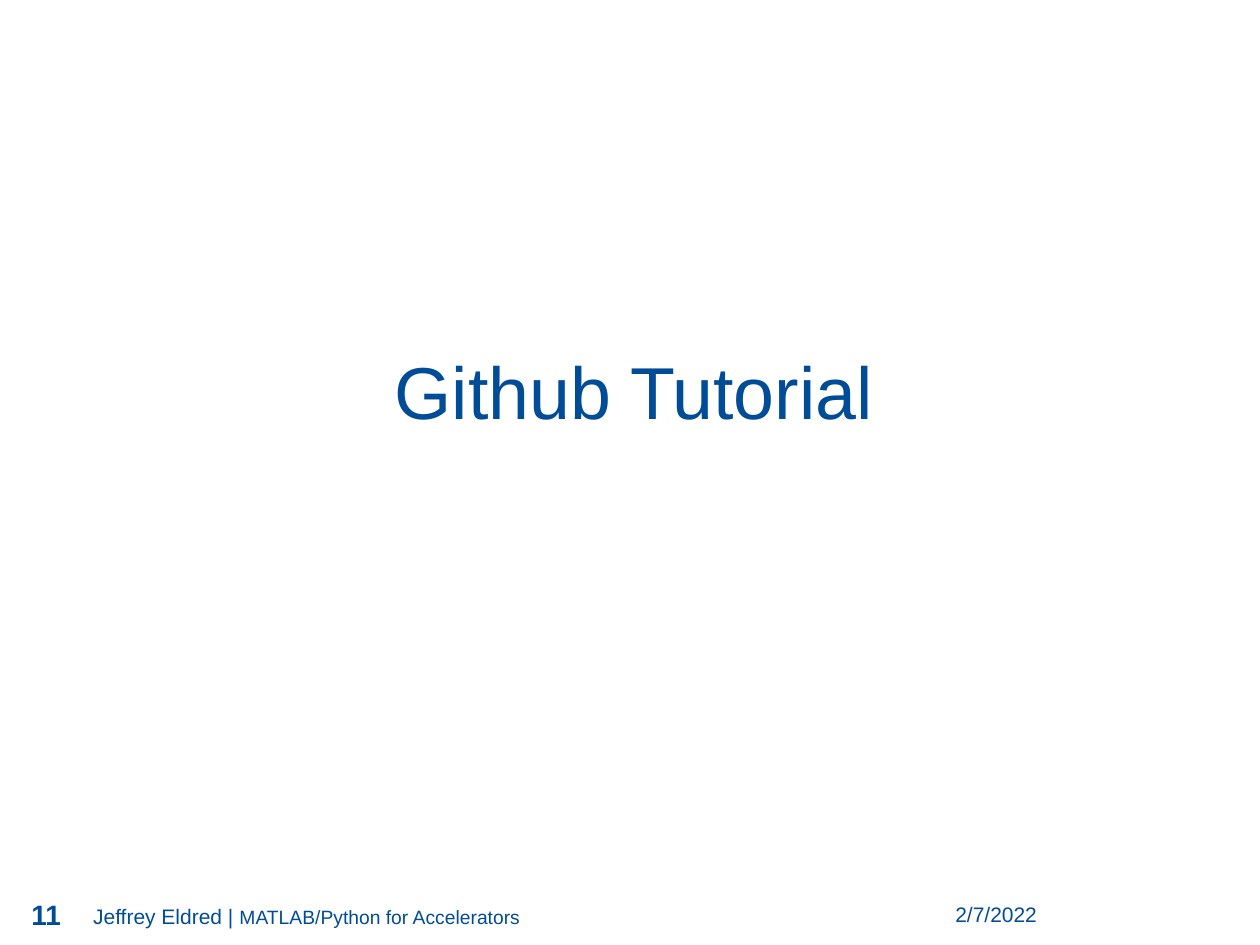
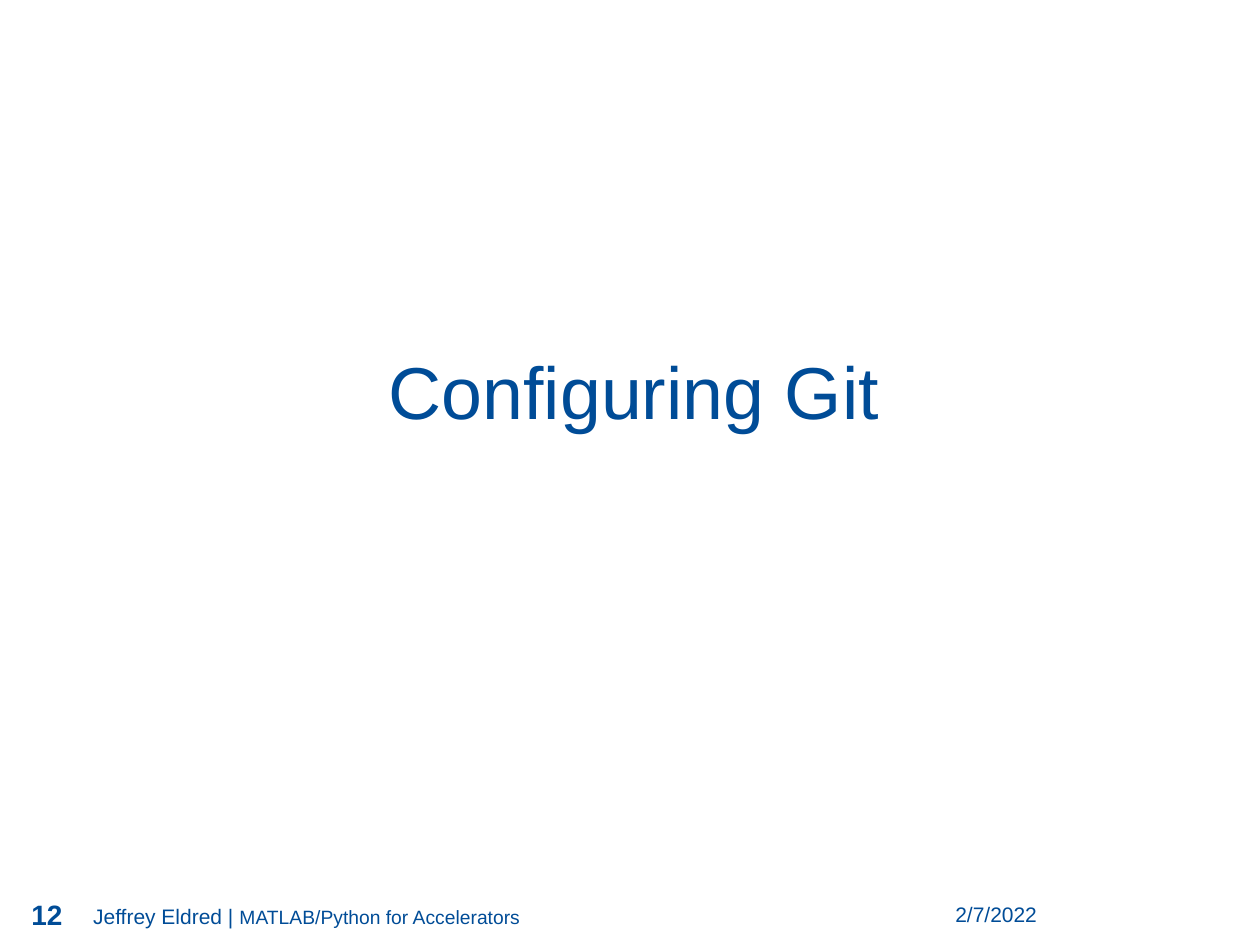
Before and after one commit to jseldred/USPAS_Python_2022, a slide deck: slide 12 of lectures/Eldred_1.pptx (slide 11 before the commit). Drawn at 1260x945 pixels with LibreOffice and Linux fonts; fonts in the diff are those of the drawing; background and template pictures are left out. Boxes give left, top, right and bottom in pixels: in the first picture for what was removed or moved away, otherwise in the second. Text is boxed around its words. In the diff, an @@ line names an element or a change of style, - is before the commit and + after.

```diff
--- a/lectures/Eldred_1.pptx
+++ b/lectures/Eldred_1.pptx
@@ text in free at <box>389,365,879,433</box>: text changed @@
-Github Tutorial
+Configuring Git
@@ page number at <box>31,905,62,925</box>: text changed @@
-11
+12
```
Also in this commit, not shown: 5 other slides changed, 17 slides added.
